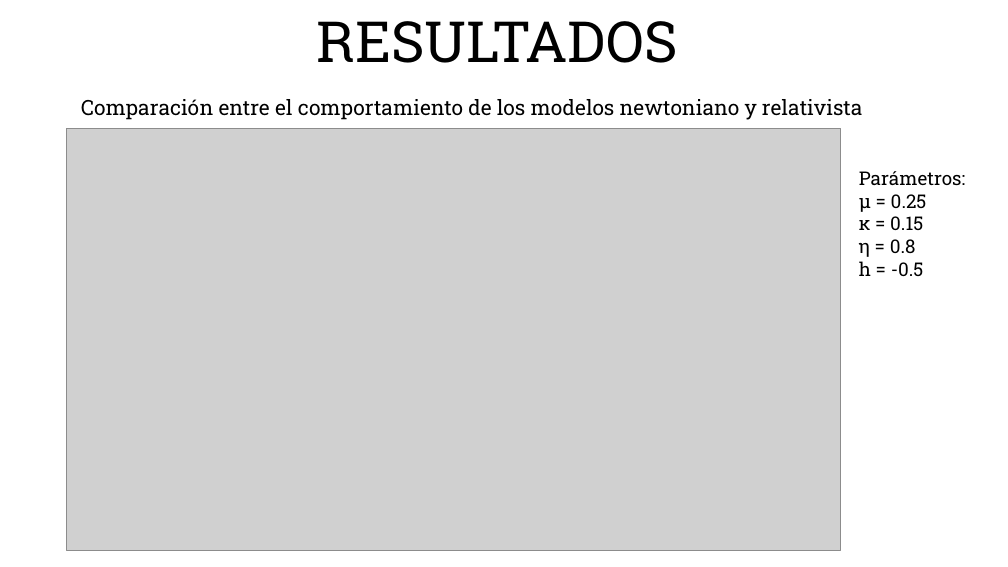
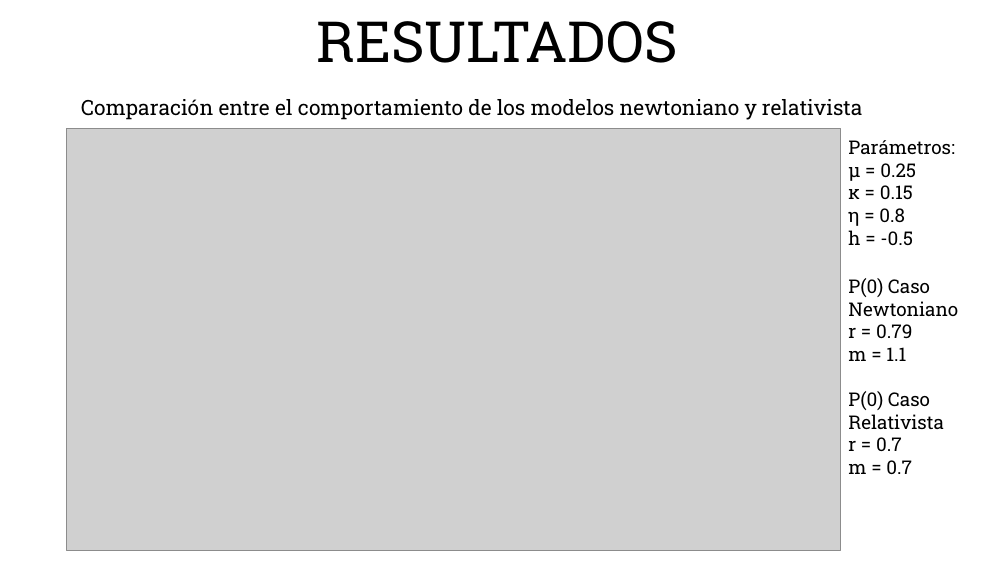
Before and after one commit to AndreSVargaS19/Mat.Avanzadas_2218420-2218426-2047095, a slide deck: slide 7 of Presentación_A4.pptx (slide 5 before the commit). Drawn at 1008x567 pixels with LibreOffice and Linux fonts; fonts in the diff are those of the drawing; grey boxes stand for pictures; background and template pictures are left out. Boxes give left, top, right and bottom in pixels: in the first picture for what was removed or moved away, otherwise in the second. Text is boxed around its words. In the diff, an @@ line names an element or a change of style, - is before the commit and + after.

```diff
--- a/Presentación_A4.pptx
+++ b/Presentación_A4.pptx
@@ text "Parámetros:": place and size @@
-text "Parámetros:" at (859,171,965,276)
+text "Parámetros:" at (848,140,954,245)
@@ text added at (848,278,958,361), 18 pt, text #000000 @@
+P(0) Caso Newtoniano
+r = 0.79
+m = 1.1
@@ text added at (848,391,944,474), 18 pt, text #000000 @@
+P(0) Caso Relativista
+r = 0.7
+m = 0.7
```
Also in this commit, not shown: 2 other slides changed, 2 slides added.
